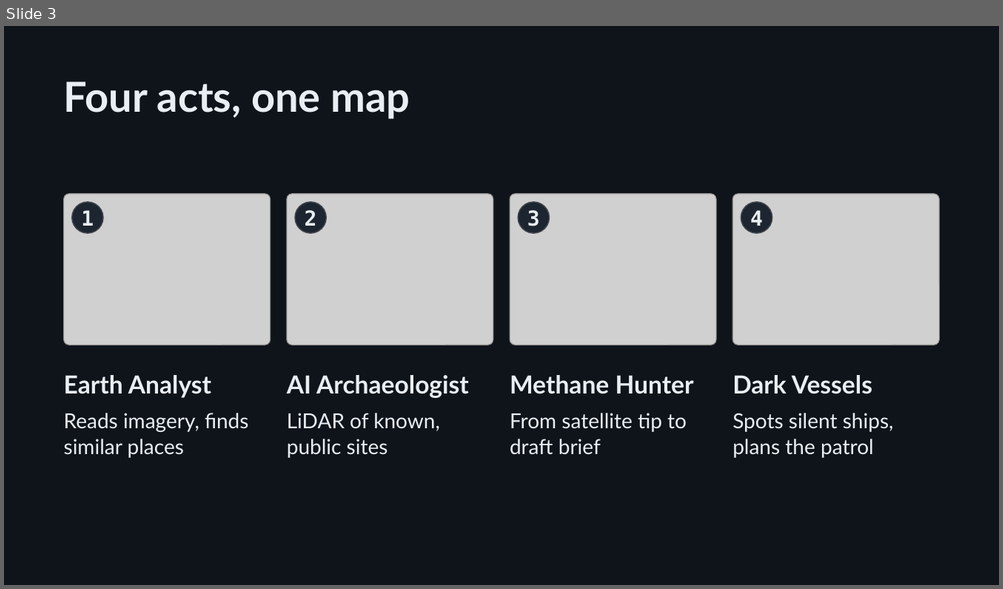
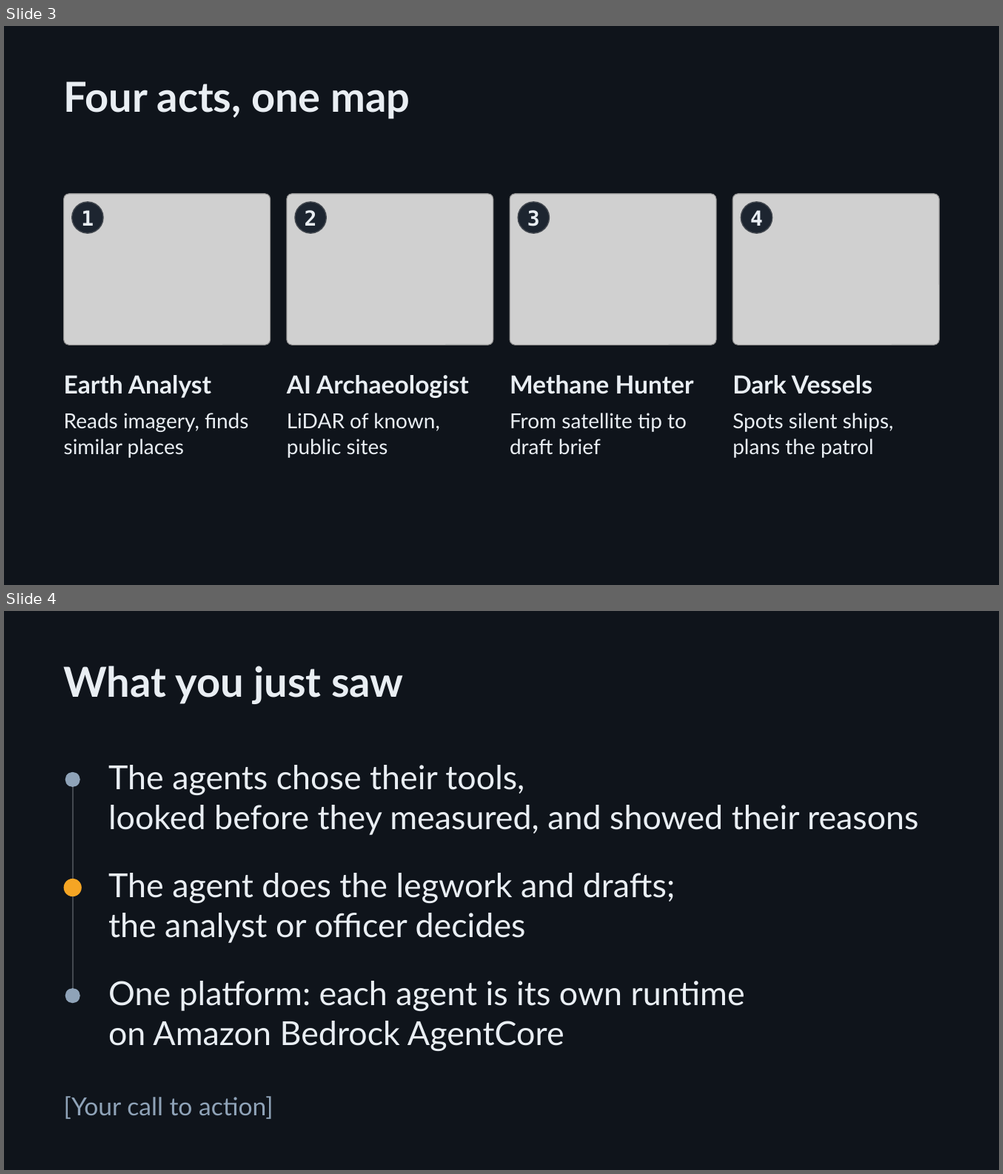
Before and after one commit to tatornator12/sample-geospatial-agent-on-aws, a slide deck: docs/demo/agentic-ai-for-earth-intro.pptx. Shown one above the other, each under a label of ours: slide 3 before the commit, slides 3 and 4 after it. The pictures are 1003x589 and 1003x1174 pixels, drawn with LibreOffice and Linux fonts; fonts in the diff are those of the drawing; grey boxes stand for pictures. Boxes give left, top, right and bottom in pixels: in the first picture for what was removed or moved away, otherwise in the second. Text is boxed around its words. In the diff, an @@ line names an element or a change of style, - is before the commit and + after.

```diff
--- a/docs/demo/agentic-ai-for-earth-intro.pptx
+++ b/docs/demo/agentic-ai-for-earth-intro.pptx
@@ slide 4 added at [4,611,999,1170], background #0F141B @@
@@ title added at [64,666,404,704], 40 pt, text #E9EEF3, bold @@
+What you just saw
@@ text added at [108,765,919,835], 32 pt, text #E9EEF3 @@
+The agents chose their tools,
+looked before they measured, and showed their reasons
@@ ellipse added at [65,772,80,787], fill #8FA3B8 @@
@@ line added from (73, 780) to (73, 996), #43484F 1.5 pt @@
@@ text added at [108,873,675,943], 32 pt, text #E9EEF3 @@
+The agent does the legwork and drafts;
+the analyst or officer decides
@@ ellipse added at [64,879,82,897], fill #F5A524 @@
@@ text added at [108,981,745,1051], 32 pt, text #E9EEF3 @@
+One platform: each agent is its own runtime
+on Amazon Bedrock AgentCore
@@ ellipse added at [65,988,80,1003], fill #8FA3B8 @@
@@ text added at [64,1096,273,1119], 24 pt, text #8FA3B8 @@
+[Your call to action]
```
Also in this commit, not shown: 1 slide removed, 3 other files.
